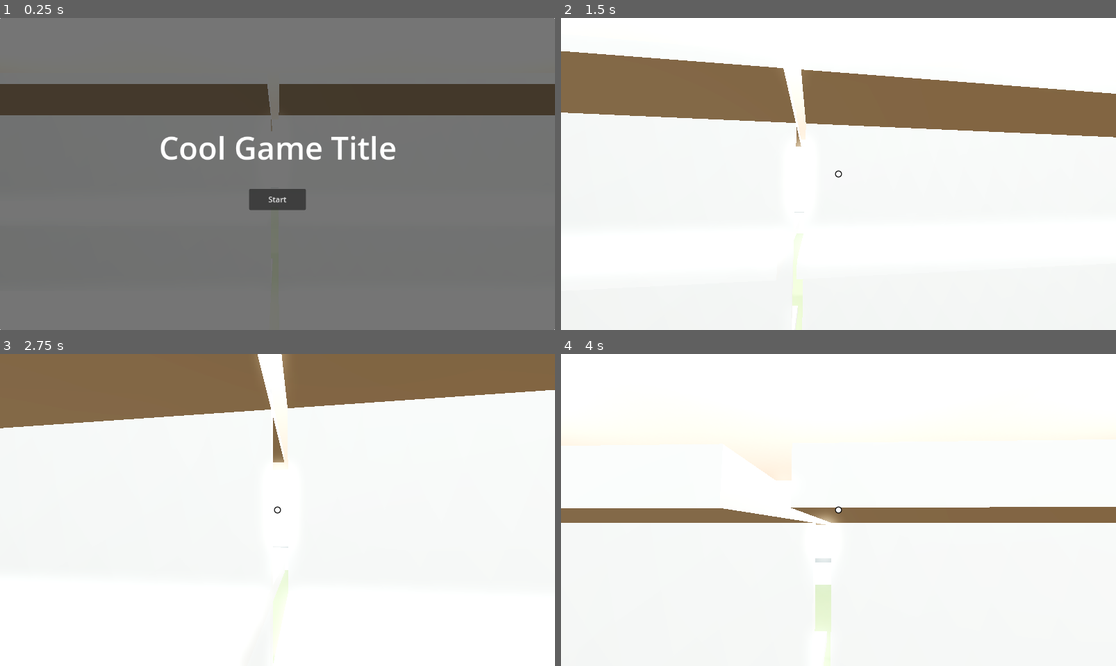
Above: before the commit, frames 1-4 (two rows, left to right).
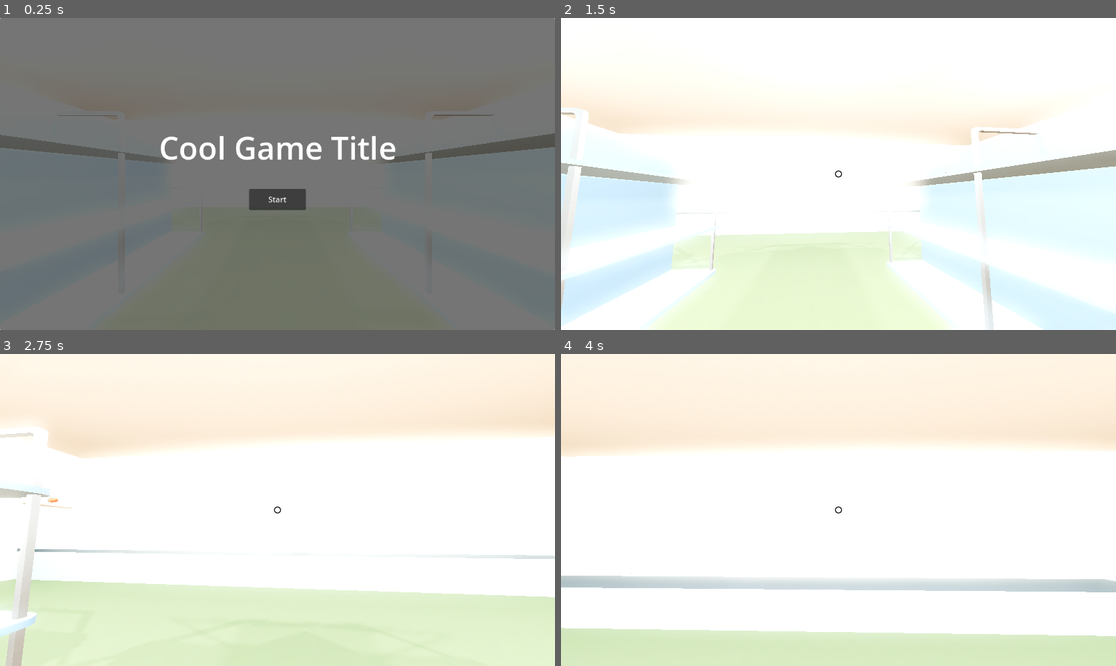
Above: after the commit, the same moments.

Repository: chybby/ldjam53
Game: Godot game, scene res://main.tscn
The game is run twice, just before and just after one commit, with the same random seed, the same clock (stepped at 60 frames per second) and the same inputs.
Inputs (mouse positions are in pixels of both pictures, inside the frame that each line leads up to):
- Up to frame 1 (0.25 s): no input
- Up to frame 2 (1.5 s): click "Start" at 0.5 s; tap Enter at 1.25 s; move the mouse to (866, 174) at 1.27 s; press the mouse at (866, 174) at 1.28 s; hold W (move_forward) from 1.28 s (still down)
- Up to frame 3 (2.75 s): keep holding W (move_forward); tap Space (jump) at 1.52, 2.27 s; move the mouse to (249, 510) at 2.02 s; release the mouse at (249, 510) at 2.03 s; tap Mouse wheel up (move_held_item_away) at 2.1 s
- Up to frame 4 (4 s): keep holding W (move_forward); move the mouse to (849, 503) at 2.77 s; hold Mouse wheel down (move_held_item_towards) 2.78-3.53 s; move the mouse to (832, 516) at 3.52 s; right-click (832, 516) at 3.6 s; tap Space (jump) at 3.77 s

The runs differ from the first frame. In frame 1, 12% of the frame differs, in the area x 0-100%, y 21-47%; in frame 2, 37%; in frame 3, 52%, in the area x 0-100%, y 0-100%; in frame 4, 45%.

Commit message:
Change volume.

Diff:
--- a/main.gd
+++ b/main.gd
@@ -49,8 +49,8 @@
 func _on_gui_mouse_sensitivity_changed(mouse_sensitivity):
     player.mouse_sensitivity = mouse_sensitivity
 
-func _on_gui_volume_changed(volume):
-    pass # TODO: change volume.
+func _on_gui_volume_changed(volume: float):
+    AudioServer.set_bus_volume_db(AudioServer.get_bus_index("Master"), volume)
 
 func _on_world_day_ended():
     day += 1
--- a/main.tscn
+++ b/main.tscn
@@ -199,7 +199,7 @@
 visible = false
 layout_mode = 1
 
-[node name="AudioStreamPlayer" type="AudioStreamPlayer" parent="."]
+[node name="BGM" type="AudioStreamPlayer" parent="."]
 stream = ExtResource("12_pario")
 autoplay = true
 
--- a/menus/pause_screen.tscn
+++ b/menus/pause_screen.tscn
@@ -82,6 +82,8 @@
 custom_minimum_size = Vector2(300, 0)
 layout_mode = 2
 size_flags_vertical = 6
+min_value = -70.0
+max_value = 40.0
 
 [node name="MouseSensitivitySlider" type="HSlider" parent="Panel/Sliders/Sliders"]
 custom_minimum_size = Vector2(300, 0)
Not shown: 1 places in customer/customer.tscn that only renumber resources
Not shown: 1 places in level/level.tscn that only renumber resources
